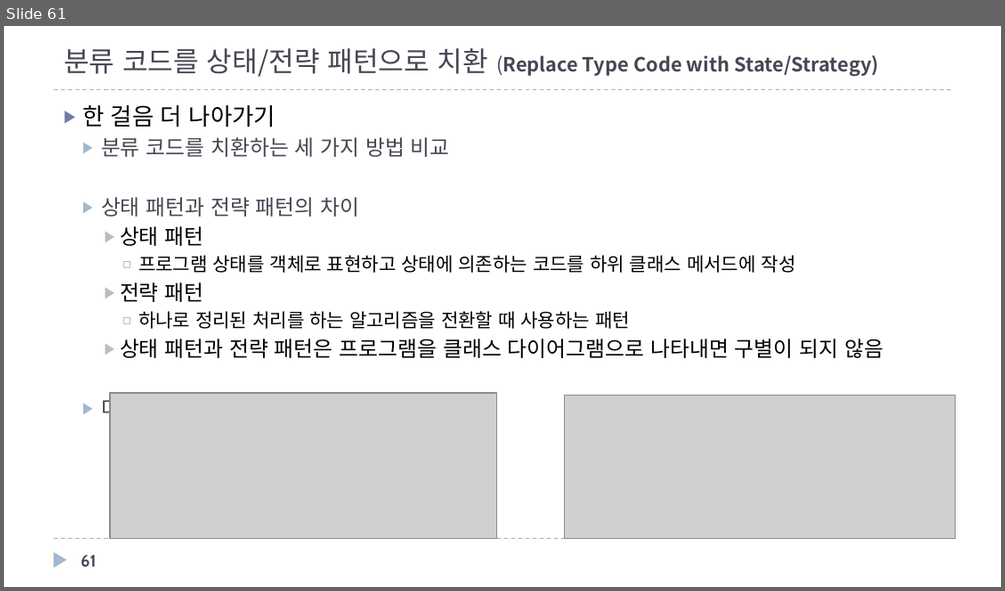
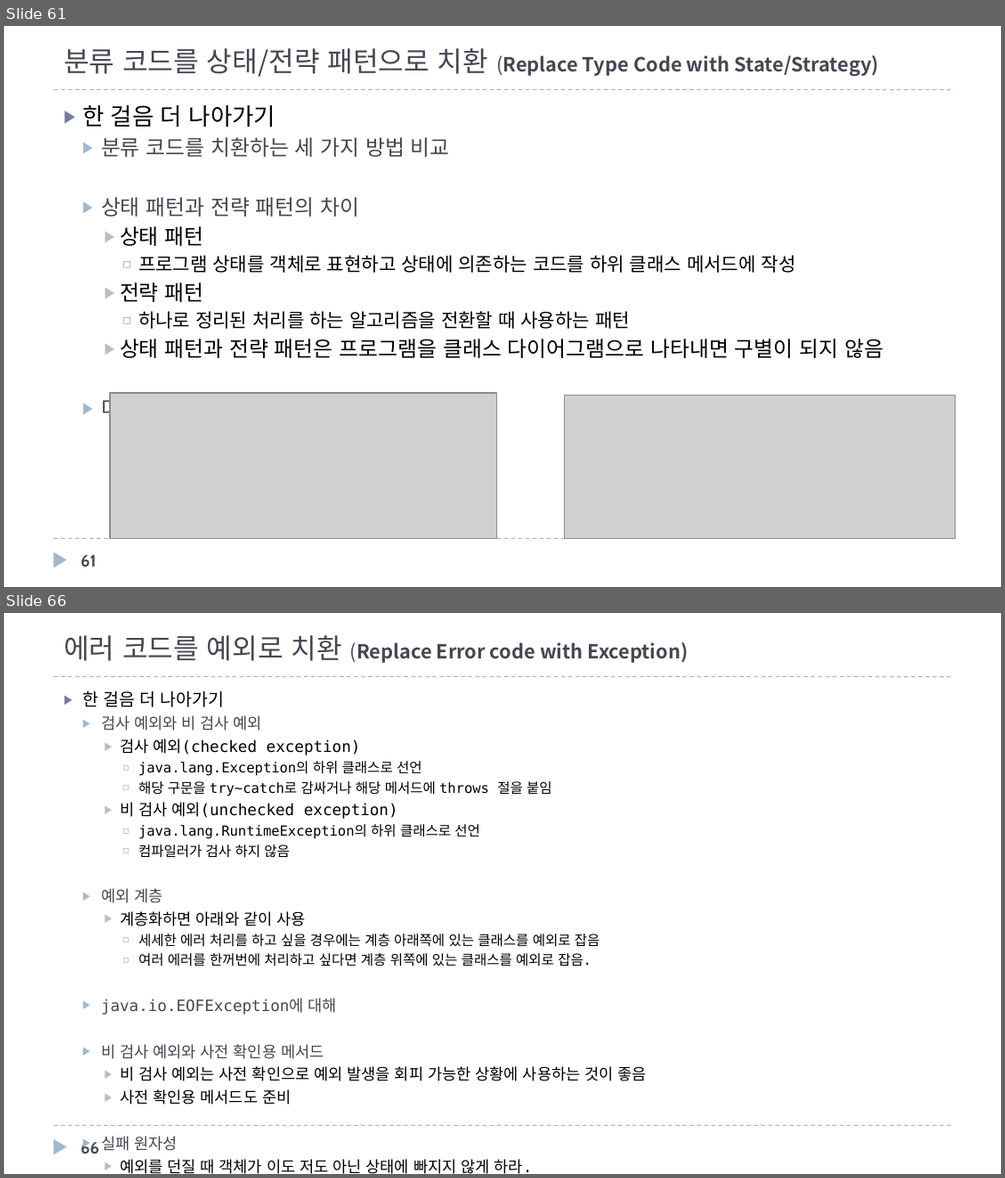
Before and after one commit to mkgungor/refactoring_java, a slide deck: ppt/자바로 배우는 리팩토링 입문.pptx. Shown one above the other, each under a label of ours: slide 61 before the commit, slides 61 and 66 after it; the slides between them are not shown. The pictures are 1005x591 and 1005x1178 pixels, drawn with LibreOffice and Linux fonts; fonts in the diff are those of the drawing; grey boxes stand for pictures. Boxes give left, top, right and bottom in pixels: in the first picture for what was removed or moved away, otherwise in the second. Text is boxed around its words. In the diff, an @@ line names an element or a change of style, - is before the commit and + after.

```diff
--- a/ppt/자바로 배우는 리팩토링 입문.pptx
+++ b/ppt/자바로 배우는 리팩토링 입문.pptx
@@ slide 66 added at box(4, 613, 1001, 1174), background #FFFFFF; not listed: 3 template elements that a slide beside it also shows @@
@@ title added at box(64, 635, 688, 663), 14 pt, text #464653, bold @@
+에러 코드를 예외로 치환 (Replace Error code with Exception)
@@ text added at box(82, 691, 647, 1174), 11.2 pt, text #000000 @@
+▶ 한 걸음 더 나아가기
+  ▶ 검사 예외와 비 검사 예외
+    ▶ 검사 예외(checked exception)
+      ◻ java.lang.Exception의 하위 클래스로 선언
+      ◻ 해당 구문을 try~catch로 감싸거나 해당 메서드에 throws 절을 붙임
+    ▶ 비 검사 예외(unchecked exception)
+      ◻ java.lang.RuntimeException의 하위 클래스로 선언
+      ◻ 컴파일러가 검사 하지 않음
+  ▶ 예외 계층
+    ▶ 계층화하면 아래와 같이 사용
+      ◻ 세세한 에러 처리를 하고 싶을 경우에는 계층 아래쪽에 있는 클래스를 예외로 잡음
+      ◻ 여러 에러를 한꺼번에 처리하고 싶다면 계층 위쪽에 있는 클래스를 예외로 잡음.
+  ▶ java.io.EOFException에 대해
+  ▶ 비 검사 예외와 사전 확인용 메서드
+    ▶ 비 검사 예외는 사전 확인으로 예외 발생을 회피 가능한 상황에 사용하는 것이 좋음
+    ▶ 사전 확인용 메서드도 준비
+  ▶ 실패 원자성
+    ▶ 예외를 던질 때 객체가 이도 저도 아닌 상태에 빠지지 않게 하라.
@@ page number added at box(81, 1140, 99, 1154), 12 pt, text #464653, bold @@
+66
```
Also in this commit, not shown: 1 slide changed, 30 other slides added.
